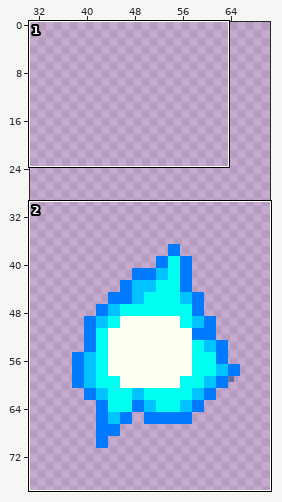
File history of a pixel-art file, Assets/Anim/BlueExplodeAse.ase. The picture above shows the old version from afar; the outline marks the close-up.
Close-up. Earlier state:
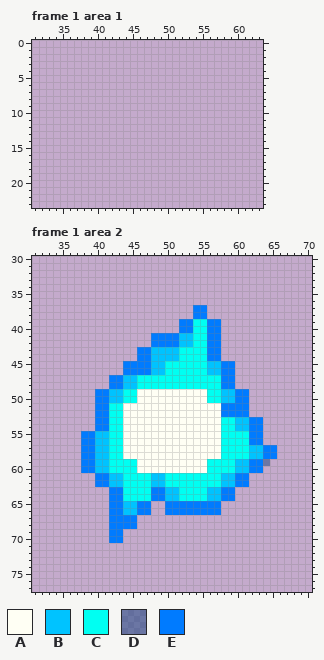
105x107 pixels, 7 frames. Colours within 5 levels of each other are drawn and written as one. Shown: frame 1 area 1: x 31..63, y 0..23; frame 1 area 2: x 31..70, y 30..77. The wide view leaves out empty margins. The commit also changed other frames or places, which this record leaves out.
Palette (. is transparent): A #fffff4  B #00c3ff  C #00fff2  D #00377474  E #007bff
New version:
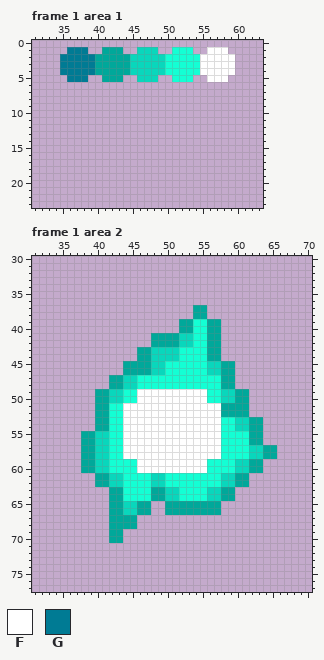
Colours new in this view: F #ffffff  G #007b94
The exact change:
@@ palette @@
-B #00c3ff
+B #09d7bc
-C #00fff2
+C #14ffd4
-E #007bff
+E #00a89a
--- frame 1 area 1, layer "Sprite Sheet"
@@ x 31..63 @@
  0 .................................
- 1 .................................
- 2 .................................
- 3 .................................
- 4 .................................
- 5 .................................
+ 1 .....GGG..EEE..BBB..CCC..FFF.....
+ 2 ....GGGGGEEEEEBBBBBCCCCCFFFFF....
+ 3 ....GGGGGEEEEEBBBBBCCCCCFFFFF....
+ 4 ....GGGGGEEEEEBBBBBCCCCCFFFFF....
+ 5 .....GGG..EEE..BBB..CCC..FFF.....
  6 .................................
--- frame 1 area 2, layer "Sprite Sheet"
@@ x 42..66 @@
 48 EEBBCCCCCCCCCCCCEE.......
-49 BBCCAAAAAAAAAACCBBEE.....
-50 BBCCAAAAAAAAAACCBBEE.....
-51 CCAAAAAAAAAAAAAAEEEE.....
-52 CCAAAAAAAAAAAAAAEEEE.....
-53 CCAAAAAAAAAAAAAACCBBEE...
-54 CCAAAAAAAAAAAAAACCBBEE...
-55 CCAAAAAAAAAAAAAACCCCEE...
-56 CCAAAAAAAAAAAAAACCCCEE...
-57 CCAAAAAAAAAAAAAACCCCBBEE.
-58 CCAAAAAAAAAAAAAACCCCBBEE.
-59 CCCCAAAAAAAAAACCCCBBEED..
-60 CCCCAAAAAAAAAACCCCBBEE...
+49 BBCCFFFFFFFFFFCCBBEE.....
+50 BBCCFFFFFFFFFFCCBBEE.....
+51 CCFFFFFFFFFFFFFFEEEE.....
+52 CCFFFFFFFFFFFFFFEEEE.....
+53 CCFFFFFFFFFFFFFFCCBBEE...
+54 CCFFFFFFFFFFFFFFCCBBEE...
+55 CCFFFFFFFFFFFFFFCCCCEE...
+56 CCFFFFFFFFFFFFFFCCCCEE...
+57 CCFFFFFFFFFFFFFFCCCCBBEE.
+58 CCFFFFFFFFFFFFFFCCCCBBEE.
+59 CCCCFFFFFFFFFFCCCCBBEE...
+60 CCCCFFFFFFFFFFCCCCBBEE...
 61 BBCCCCBBCCCCCCCCBBEE.....
Changed places in both close-ups, as pixel boxes (x1, y1, x2, y2):
added: (60, 47, 235, 82)
changed: (81, 305, 277, 543)
